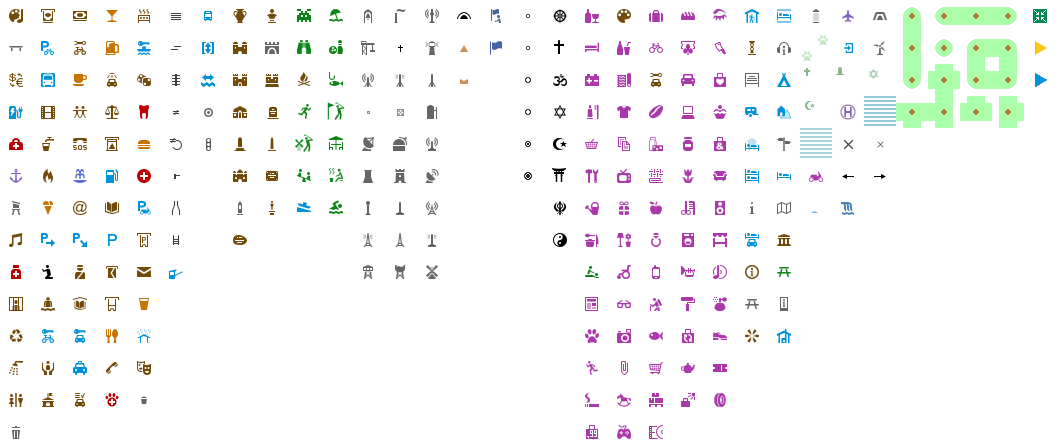
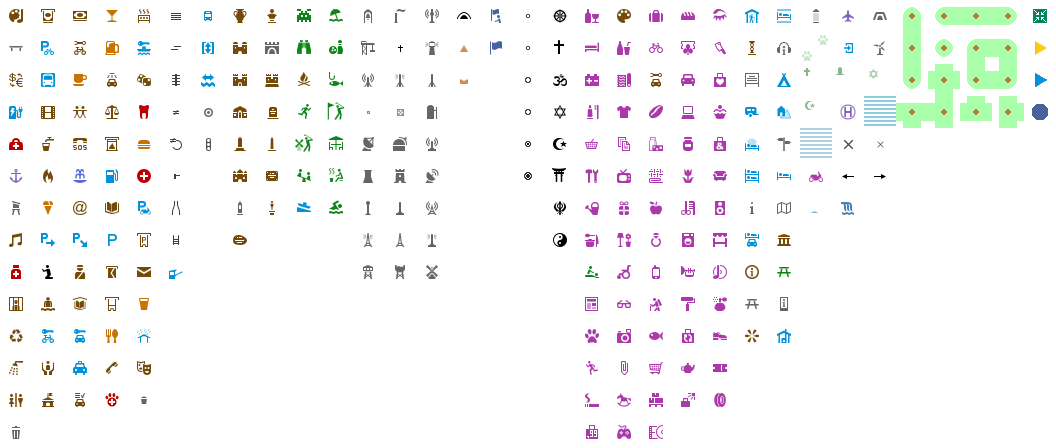
Layered file, before and after one edit (1056px x 448px). Changes by layer:
pixels changed over (1032, 104, 1048, 120) (layer not identified)
